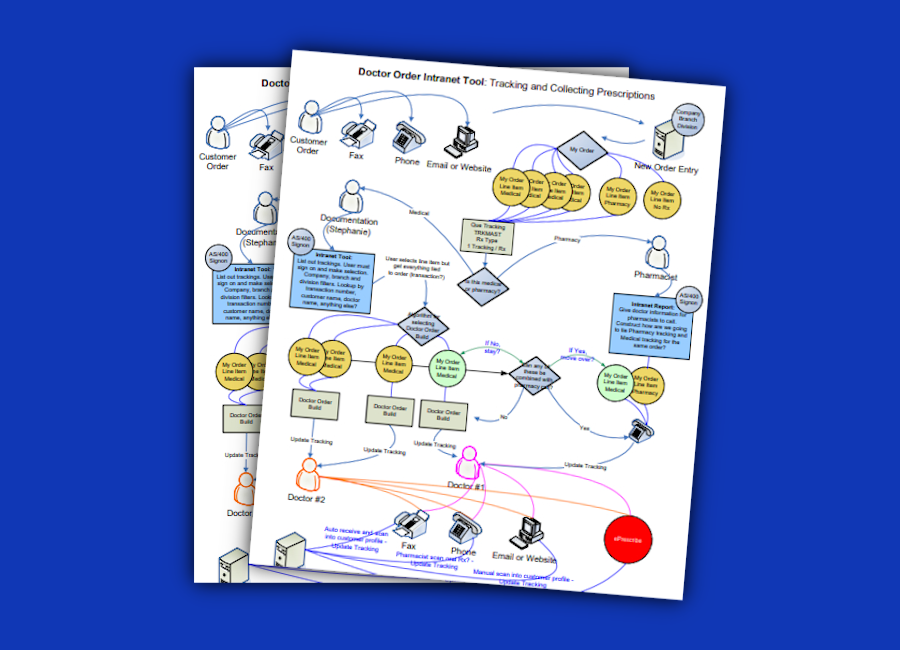
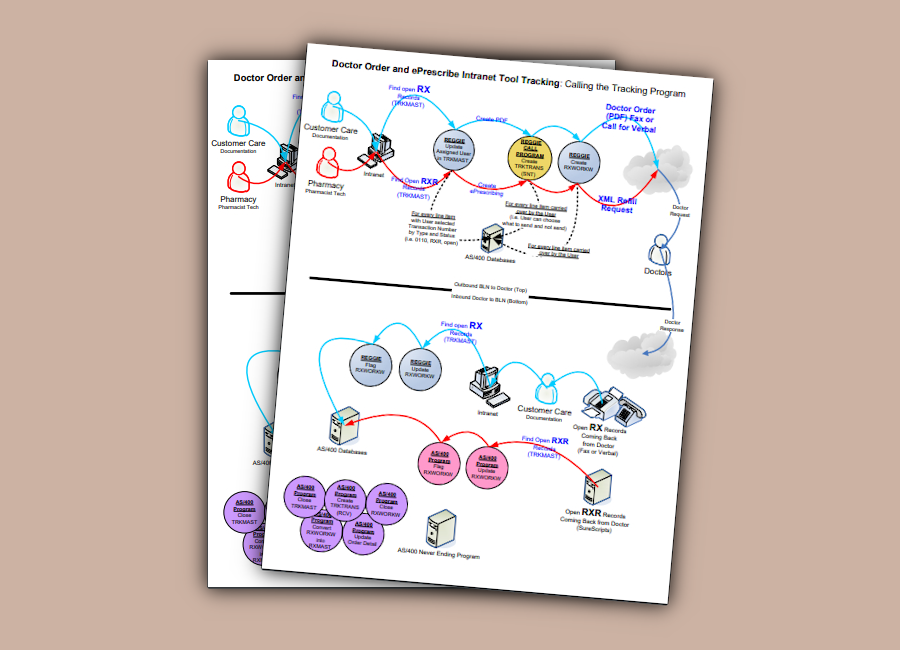
Layers edited between the first and the second w=900, h=650 image:
painted on "Pasted Layer copy" over [217, 11, 758, 638]
painted on "Pasted Layer" over [162, 28, 661, 621]
added layer "Layer #1" above "Layer" over [0, 0, 900, 650]
